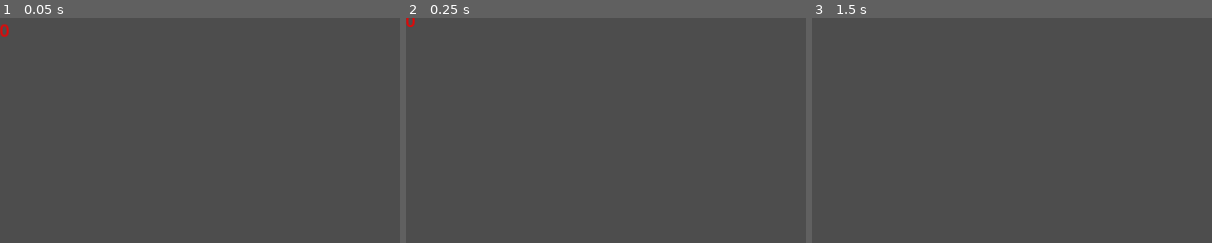
Above: before the commit, frames 1-3 (left to right).
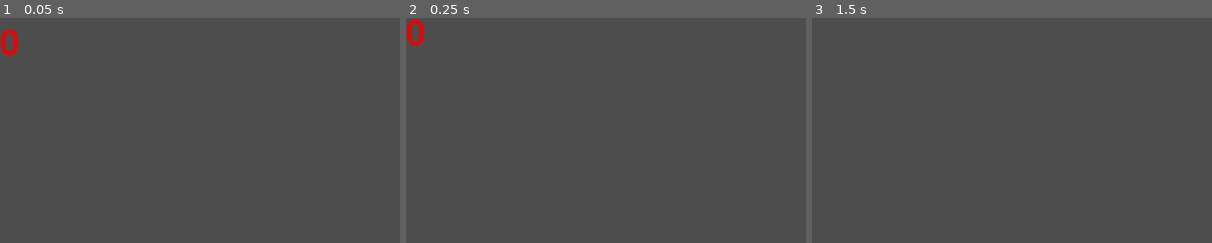
Above: after the commit, the same moments.

Repository: Deojee/project-sodalake
Game: Godot game, scene res://scenes/hurt_particle.tscn
Same seed, same stepped clock (60 frames per second), same inputs: the game is played once before the commit and once after it. This scene is started directly instead of the project's main scene.
Inputs (mouse positions are % of the whole screen's width and height, from its top left):
- Up to frame 1 (0.05 s): no input
- Up to frame 2 (0.25 s): no input
- Up to frame 3 (1.5 s): tap Enter (enter) at 0.5, 1.35 s; move the mouse to (72, 45) at 0.52 s; hold D (right) 0.53-1.28 s; hold Enter (enter) 0.53-1.28 s; tap Shift (dash) at 0.6 s; tap Space at 1.25 s; move the mouse to (30, 55) at 1.27 s; hold S (down) from 1.28 s (still down)
The pictures show only the part of the screen within x 0-50%, y 0-50%; the shares and areas given below are measured in that part.

The runs differ from the first frame. In frame 1, 0.3% of the frame differs, in the area x 0-5%, y 2-17%; in frame 2, 0.3%; in frame 3, nothing differs.

Commit message:
BLOOD SPLATTER

Diff:
--- /dev/null
+++ b/bloodCoverAndHurtShader.tres
@@ -0,0 +1,58 @@
+[gd_resource type="Shader" format=3 uid="uid://csjho06h2rt7j"]
+
+[resource]
+code = "shader_type canvas_item;
+
+
+uniform float amount : hint_range(0, 1);
+uniform vec4 hurtColor : source_color = vec4(1.0);
+
+uniform sampler2D dissolve_texture : hint_default_white;
+uniform float bloodAmount : hint_range(0, 1);
+uniform vec4 bloodColor : source_color = vec4(1.0);
+
+float lerp(float a, float b,float t){
+	return  a + (b - a) * t;
+}
+
+float fmod(float x, float y) {
+	return sign(x) * (abs(x) - y * floor(abs(x) / y));
+}
+
+vec2 roundVec2(vec2 input,vec2 stepValue,vec2 modulo){
+	return
+	vec2(
+		float(
+			int((fmod(input.x, modulo.x) /stepValue.x))
+		) * stepValue.x,
+		float(
+			int((fmod(input.y, modulo.y)  /stepValue.y))
+		) * stepValue.y
+	);
+}
+
+void fragment() {
+	vec2 pixels = vec2(128.0,64.0);
+	vec2 frames = vec2(0.25/1.0,0.5/1.0);
+	vec4 main_texture = texture(TEXTURE, roundVec2(UV,1.0/pixels,vec2(1.0,1.0)) );
+	vec4 noise_texture = texture(dissolve_texture, roundVec2(UV,1.0/pixels,frames) );
+
+	if (true || noise_texture.r < bloodAmount){
+		float newAmount = noise_texture.r * bloodAmount; //min(1.0,(bloodAmount - noise_texture.r) * 1.5 );
+
+
+		COLOR = vec4(lerp(main_texture.r,bloodColor.r,newAmount), lerp(main_texture.g,bloodColor.g,newAmount), lerp(main_texture.b,bloodColor.b,newAmount), main_texture.a);
+	}
+
+	//main_texture.r *= floor(bloodAmount + min(1, noise_texture.x));
+
+
+	//COLOR = vec4(1,1,1,1);
+
+	vec4 previous_color = COLOR;
+	vec4 adjustedColor = vec4(lerp(previous_color.r,hurtColor.r,amount), lerp(previous_color.g,hurtColor.g,amount), lerp(previous_color.b,hurtColor.b,amount), previous_color.a);
+	COLOR = adjustedColor;
+}
+
+
+"
--- /dev/null
+++ b/bloodSplatter.gd
@@ -0,0 +1,41 @@
+extends Node2D
+
+var type = ""
+
+var emitter : CPUParticles2D
+
+func setType(pos,dir,damage,knockback,type):
+	position = pos
+	rotation = dir.angle()
+	emitter = $shot
+
+	emitter.amount = int(damage * 2) + 1
+	emitter.spread = 360 * pow(1.01,-0.25 * knockback)
+	emitter.initial_velocity_max = (damage * knockback)/300 + 100
+
+	pass
+
+# Called when the node enters the scene tree for the first time.
+func _ready():
+	#setType(position,Vector2(1,0),30,1000,"")
+	$shot.restart()
+	pass # Replace with function body.
+
+
+# Called every frame. 'delta' is the elapsed time since the previous frame.
+func _process(delta):
+	pass
+
+
+func _on_timer_timeout():
+	emitter.set_process(false)
+	emitter.set_process_input(false)
+	emitter.set_process_internal(false)
+	emitter.set_process_shortcut_input(false)
+	emitter.set_process_unhandled_input(false)
+	emitter.set_process_unhandled_key_input(false)
+	emitter.set_physics_process(false)
+
+
+
+	pass # Replace with function body.
--- a/scenes/avatar.tscn
+++ b/scenes/avatar.tscn
@@ -1,7 +1,6 @@
-[gd_scene load_steps=41 format=3 uid="uid://s5m7k8o6ld8g"]
+[gd_scene load_steps=44 format=3 uid="uid://s5m7k8o6ld8g"]
 
 [ext_resource type="Script" path="res://scripts/avatar.gd" id="1_5wxum"]
-[ext_resource type="Material" uid="uid://dc4hfw2g0aq36" path="res://scenes/hurtShaderMaterial.tres" id="2_6t8tg"]
 [ext_resource type="Texture2D" uid="uid://dpc060um0utte" path="res://textures/player textures/ChubbyCatMelt.png" id="4_m2hkf"]
 [ext_resource type="Texture2D" uid="uid://crujeocft2hy4" path="res://textures/player textures/walkToCamera (1).png" id="5_glsg1"]
 [ext_resource type="Texture2D" uid="uid://cbd1ovbk6e6f8" path="res://textures/player textures/ChubbyCatWalkV2 (2).png" id="6_88gbg"]
@@ -65,10 +64,90 @@
 properties/13/spawn = true
 properties/13/sync = true
 properties/13/watch = false
+properties/14/path = NodePath("bloodAmount:text")
+properties/14/spawn = true
+properties/14/sync = true
+properties/14/watch = false
 
 [sub_resource type="CapsuleShape2D" id="CapsuleShape2D_k0hrq"]
 radius = 27.0
 height = 54.0
+
+[sub_resource type="Shader" id="Shader_rnjdn"]
+code = "shader_type canvas_item;
+
+
+uniform float amount : hint_range(0, 1);
+uniform vec4 hurtColor : source_color = vec4(1.0);
+
+uniform sampler2D dissolve_texture : hint_default_white;
+uniform float bloodAmount : hint_range(0, 1);
+uniform vec4 bloodColor : source_color = vec4(1.0);
+
+float lerp(float a, float b,float t){
+	return  a + (b - a) * t;
+}
+
+float fmod(float x, float y) {
+	return sign(x) * (abs(x) - y * floor(abs(x) / y));
+}
+
+vec2 roundVec2(vec2 input,vec2 stepValue,vec2 modulo){
+	return
+	vec2(
+		float(
+			int((fmod(input.x, modulo.x) /stepValue.x))
+		) * stepValue.x,
+		float(
+			int((fmod(input.y, modulo.y)  /stepValue.y))
+		) * stepValue.y
+	);
+}
+
+void fragment() {
+	vec2 pixels = vec2(128.0,64.0);
+	vec2 frames = vec2(0.25/1.0,0.5/1.0);
+	vec4 main_texture = texture(TEXTURE, roundVec2(UV,1.0/pixels,vec2(1.0,1.0)) );
+	vec4 noise_texture = texture(dissolve_texture, roundVec2(UV,1.0/pixels,frames) );
+
+	if (true || noise_texture.r < bloodAmount){
+		float newAmount = noise_texture.r * bloodAmount; //min(1.0,(bloodAmount - noise_texture.r) * 1.5 );
+
+
+		COLOR = vec4(lerp(main_texture.r,bloodColor.r,newAmount), lerp(main_texture.g,bloodColor.g,newAmount), lerp(main_texture.b,bloodColor.b,newAmount), main_texture.a);
+	}
+
+	//main_texture.r *= floor(bloodAmount + min(1, noise_texture.x));
+
+
+	//COLOR = vec4(1,1,1,1);
+
+	vec4 previous_color = COLOR;
+	vec4 adjustedColor = vec4(lerp(previous_color.r,hurtColor.r,amount), lerp(previous_color.g,hurtColor.g,amount), lerp(previous_color.b,hurtColor.b,amount), previous_color.a);
+	COLOR = adjustedColor;
+}
+
+
+"
+
+[sub_resource type="FastNoiseLite" id="FastNoiseLite_rmuuk"]
+noise_type = 0
+seed = 147
+frequency = 0.1236
+
+[sub_resource type="NoiseTexture2D" id="NoiseTexture2D_asytj"]
+width = 128
+height = 128
+noise = SubResource("FastNoiseLite_rmuuk")
+
+[sub_resource type="ShaderMaterial" id="ShaderMaterial_3o0r7"]
+resource_local_to_scene = true
+shader = SubResource("Shader_rnjdn")
+shader_parameter/amount = 0.0
+shader_parameter/hurtColor = Color(0.941176, 0, 0, 1)
+shader_parameter/bloodAmount = 0.403
+shader_parameter/bloodColor = Color(0.494118, 0.0196078, 0.0705882, 1)
+shader_parameter/dissolve_texture = SubResource("NoiseTexture2D_asytj")
 
 [sub_resource type="AtlasTexture" id="AtlasTexture_o3v72"]
 atlas = ExtResource("4_m2hkf")
@@ -386,7 +465,7 @@
 
 [node name="AnimatedSprite2D" type="AnimatedSprite2D" parent="."]
 z_index = 3
-material = ExtResource("2_6t8tg")
+material = SubResource("ShaderMaterial_3o0r7")
 position = Vector2(2.07567e-12, 0)
 scale = Vector2(2, 2)
 sprite_frames = SubResource("SpriteFrames_pt4gs")
@@ -410,3 +489,8 @@
 
 [node name="shouldLowerZIndex" type="RayCast2D" parent="."]
 target_position = Vector2(2.08165e-12, 64)
+
+[node name="bloodAmount" type="Label" parent="."]
+offset_right = 40.0
+offset_bottom = 23.0
+text = "0"
--- /dev/null
+++ b/scenes/blood_splatter.tscn
@@ -0,0 +1,30 @@
+[gd_scene load_steps=3 format=3 uid="uid://chuk5duu3ij6u"]
+
+[ext_resource type="Script" path="res://bloodSplatter.gd" id="1_jxhog"]
+[ext_resource type="Texture2D" uid="uid://bocb7drcsvrhf" path="res://textures/whiteCircle16x16.png" id="2_66xqo"]
+
+[node name="bloodSplatter" type="Node2D"]
+script = ExtResource("1_jxhog")
+
+[node name="bleed" type="CPUParticles2D" parent="."]
+visible = false
+
+[node name="shot" type="CPUParticles2D" parent="."]
+emitting = false
+amount = 32
+lifetime = 0.4
+one_shot = true
+explosiveness = 0.81
+texture = ExtResource("2_66xqo")
+emission_shape = 1
+emission_sphere_radius = 10.0
+particle_flag_align_y = true
+gravity = Vector2(2.08165e-12, 2.08165e-12)
+initial_velocity_max = 350.0
+color = Color(0.6, 0, 0, 1)
+
+[node name="Timer" type="Timer" parent="."]
+wait_time = 0.3
+autostart = true
+
+[connection signal="timeout" from="Timer" to="." method="_on_timer_timeout"]
--- a/scenes/hurtShaderMaterial.tres
+++ b/scenes/hurtShaderMaterial.tres
@@ -1,30 +1,22 @@
-[gd_resource type="ShaderMaterial" load_steps=2 format=3 uid="uid://dc4hfw2g0aq36"]
+[gd_resource type="ShaderMaterial" load_steps=4 format=3 uid="uid://dc4hfw2g0aq36"]
 
-[sub_resource type="Shader" id="Shader_f64hl"]
-code = "shader_type canvas_item;
+[ext_resource type="Shader" uid="uid://csjho06h2rt7j" path="res://bloodCoverAndHurtShader.tres" id="1_myfm7"]
 
+[sub_resource type="FastNoiseLite" id="FastNoiseLite_rmuuk"]
+noise_type = 0
+seed = 147
+frequency = 0.1236
 
-uniform float amount : hint_range(0, 1);
-uniform vec4 hurtColor : source_color = vec4(1.0);
-
-float lerp(float a, float b,float t){
-	return  a + (b - a) * t;
-}
-
-void fragment() {
-	vec4 previous_color = texture(TEXTURE, UV);
-
-	vec4 adjustedColor = vec4(lerp(previous_color.r,hurtColor.r,amount), lerp(previous_color.g,hurtColor.g,amount), lerp(previous_color.b,hurtColor.b,amount), previous_color.a);
-
-
-	COLOR = adjustedColor;
-}
-
-
-"
+[sub_resource type="NoiseTexture2D" id="NoiseTexture2D_asytj"]
+width = 128
+height = 128
+noise = SubResource("FastNoiseLite_rmuuk")
 
 [resource]
 resource_local_to_scene = true
-shader = SubResource("Shader_f64hl")
+shader = ExtResource("1_myfm7")
 shader_parameter/amount = 0.0
-shader_parameter/hurtColor = Color(1, 0.0745098, 0.0431373, 1)
+shader_parameter/hurtColor = Color(0.941176, 0, 0, 1)
+shader_parameter/bloodAmount = 0.0
+shader_parameter/bloodColor = Color(0.494118, 0.0196078, 0.0705882, 1)
+shader_parameter/dissolve_texture = SubResource("NoiseTexture2D_asytj")
--- a/scenes/hurt_particle.gd
+++ b/scenes/hurt_particle.gd
@@ -2,6 +2,7 @@
 
 
 func setParticle(pos,value):
+	value = int(value)
 	$Label.text = str(value)
 	position = pos
 
--- a/scenes/hurt_particle.tscn
+++ b/scenes/hurt_particle.tscn
@@ -1,6 +1,32 @@
 [gd_scene load_steps=5 format=3 uid="uid://cif0cdit26u1m"]
 
 [ext_resource type="Script" path="res://scenes/hurt_particle.gd" id="1_t8wwn"]
+
+[sub_resource type="Animation" id="Animation_g4e6p"]
+length = 0.001
+tracks/0/type = "bezier"
+tracks/0/imported = false
+tracks/0/enabled = true
+tracks/0/path = NodePath("Label:position:y")
+tracks/0/interp = 1
+tracks/0/loop_wrap = true
+tracks/0/keys = {
+"handle_modes": PackedInt32Array(0),
+"points": PackedFloat32Array(0, -0.25, 0, 0.25, 0),
+"times": PackedFloat32Array(0)
+}
+tracks/1/type = "value"
+tracks/1/imported = false
+tracks/1/enabled = true
+tracks/1/path = NodePath("Label:modulate")
+tracks/1/interp = 1
+tracks/1/loop_wrap = true
+tracks/1/keys = {
+"times": PackedFloat32Array(0),
+"transitions": PackedFloat32Array(1),
+"update": 0,
+"values": [Color(1, 1, 1, 1)]
+}
 
 [sub_resource type="Animation" id="Animation_2fsue"]
 resource_name = "float away"
@@ -29,32 +55,6 @@
 "values": [Color(0.94902, 0, 0, 1), Color(0.94902, 0, 0, 1), Color(1, 1, 1, 0)]
 }
 
-[sub_resource type="Animation" id="Animation_g4e6p"]
-length = 0.001
-tracks/0/type = "bezier"
-tracks/0/imported = false
-tracks/0/enabled = true
-tracks/0/path = NodePath("Label:position:y")
-tracks/0/interp = 1
-tracks/0/loop_wrap = true
-tracks/0/keys = {
-"handle_modes": PackedInt32Array(0),
-"points": PackedFloat32Array(0, -0.25, 0, 0.25, 0),
-"times": PackedFloat32Array(0)
-}
-tracks/1/type = "value"
-tracks/1/imported = false
-tracks/1/enabled = true
-tracks/1/path = NodePath("Label:modulate")
-tracks/1/interp = 1
-tracks/1/loop_wrap = true
-tracks/1/keys = {
-"times": PackedFloat32Array(0),
-"transitions": PackedFloat32Array(1),
-"update": 0,
-"values": [Color(1, 1, 1, 1)]
-}
-
 [sub_resource type="AnimationLibrary" id="AnimationLibrary_2p6d6"]
 _data = {
 "RESET": SubResource("Animation_g4e6p"),
@@ -62,13 +62,14 @@
 }
 
 [node name="hurtParticle" type="Node2D"]
+z_index = 7
 script = ExtResource("1_t8wwn")
 
 [node name="Label" type="Label" parent="."]
-offset_left = -20.0
-offset_right = 20.0
-offset_bottom = 38.0
-theme_override_font_sizes/font_size = 25
+offset_left = -72.0
+offset_right = 73.0
+offset_bottom = 72.0
+theme_override_font_sizes/font_size = 50
 text = "20"
 horizontal_alignment = 1
 
--- a/scenes/main_menu.tscn
+++ b/scenes/main_menu.tscn
@@ -33,6 +33,7 @@
 [ext_resource type="Texture2D" uid="uid://ba4l4noyxdbe4" path="res://textures/Weapons and Ammo/SelfDestructinator.Improved.png" id="31_8p0eq"]
 [ext_resource type="Texture2D" uid="uid://btykqq0qj56g5" path="res://textures/Weapons and Ammo/SelfDestructinator.Beam.png" id="32_twmim"]
 [ext_resource type="Texture2D" uid="uid://bbay2wfnqv2aq" path="res://textures/Weapons and Ammo/rainbowGun.png" id="33_pxj3i"]
+[ext_resource type="Texture2D" uid="uid://co8ahgpifvdc0" path="res://textures/Weapons and Ammo/portal.gun.png" id="34_jslo1"]
 
 [node name="MainMenu" type="Node2D"]
 texture_filter = 1
@@ -283,6 +284,12 @@
 scale = Vector2(2, 2)
 texture = ExtResource("33_pxj3i")
 
+[node name="Portal_gun" type="Sprite2D" parent="."]
+position = Vector2(60, 1015)
+rotation = -1.55874
+scale = Vector2(2, 2)
+texture = ExtResource("34_jslo1")
+
 [connection signal="pressed" from="Host" to="." method="_on_host_pressed"]
 [connection signal="pressed" from="Client" to="." method="_on_client_pressed"]
 [connection signal="value_changed" from="port" to="." method="_on_port_value_changed"]
--- a/scenes/player.tscn
+++ b/scenes/player.tscn
@@ -327,9 +327,7 @@
 position = Vector2(2.07567e-12, 0)
 scale = Vector2(2, 2)
 sprite_frames = SubResource("SpriteFrames_xw5xu")
-animation = &"die"
-frame = 7
-frame_progress = 1.0
+animation = &"walkHorizontal"
 
 [node name="walkAnimations" type="AnimationPlayer" parent="."]
 speed_scale = 2.0
--- a/scenes/playerCamera.tscn
+++ b/scenes/playerCamera.tscn
@@ -40,14 +40,17 @@
 
 [node name="winIndicator" type="Label" parent="."]
 modulate = Color(1, 1, 0, 1)
-offset_left = -339.0
-offset_top = -163.0
-offset_right = 336.0
-offset_bottom = 170.0
+z_index = 12
+offset_left = -576.0
+offset_top = -159.0
+offset_right = 570.0
+offset_bottom = 325.0
 theme_override_colors/font_outline_color = Color(0, 0, 0, 1)
 theme_override_constants/outline_size = 12
 theme_override_font_sizes/font_size = 120
 horizontal_alignment = 1
+autowrap_mode = 1
+uppercase = true
 
 [node name="bulletIndicator" type="Label" parent="."]
 offset_left = 310.0
--- a/scenes/snake.tscn
+++ b/scenes/snake.tscn
@@ -142,6 +142,7 @@
 properties/3/watch = false
 
 [node name="snake" type="CharacterBody2D" groups=["npc", "takeDamage"]]
+z_index = 1
 texture_filter = 1
 collision_layer = 192
 collision_mask = 71
--- a/scripts/Camera.gd
+++ b/scripts/Camera.gd
@@ -243,5 +243,5 @@
 		winTween.kill()
 
 	winTween = create_tween()
-	winTween.tween_property(winIndicator,"modulate", Color("ffff00"), 1).set_ease(Tween.EASE_OUT)
+	winTween.tween_property(winIndicator,"modulate", Color("ffff00"), 0.5).set_ease(Tween.EASE_OUT)
 	winTween.tween_property(winIndicator,"modulate", Color(1,1,1,0), 2).set_ease(Tween.EASE_IN)
--- a/scripts/Player.gd
+++ b/scripts/Player.gd
@@ -112,6 +112,7 @@
 
 	updateAvatar()
 	updateZIndex()
+	$AnimatedSprite2D.material.set_shader_parameter("bloodAmount", 1.0 - float(Globals.playerHealth)/float(Globals.maxPlayerHealth))
 
 	Globals.playerHealth = health
 	Globals.playerDashes = dashes
@@ -218,6 +219,7 @@
 	$hurtAnimPlayer.play("hurt")
 
 	Globals.world.createHurt(global_position + Vector2(randf_range(-10,10),randf_range(-20,-35)),damage)
+	Globals.world.createBloodSplatter(global_position,dir,damage,knockback,"shot")
 	Globals.playerHealth = health
 
 	if health <= 0:
--- a/scripts/avatar.gd
+++ b/scripts/avatar.gd
@@ -39,6 +39,10 @@
 	if is_multiplayer_authority():
 		$deadLabel.text = str(Globals.playerIsDead)
 		$gun.visible = Globals.player.holdingWeapon
+
+		$bloodAmount.text = str( 1.0 - float(Globals.playerHealth)/float(Globals.maxPlayerHealth))
+
+		$AnimatedSprite2D.material.set_shader_parameter("bloodAmount", $bloodAmount.text.to_float())
 	else:
 		if $AnimatedSprite2D.animation != StringName("die"):
 			$AnimatedSprite2D.play($AnimatedSprite2D.animation)
@@ -48,6 +52,8 @@
 				$AnimatedSprite2D.play("die")
 				shouldDie = false
 
+
+		$AnimatedSprite2D.material.set_shader_parameter("bloodAmount", $bloodAmount.text.to_float())
 
 
 	if isDead():
--- a/scripts/world.gd
+++ b/scripts/world.gd
@@ -247,6 +247,17 @@
 	var objectHolder = get_tree().get_first_node_in_group("objectHolder")
 	objectHolder.call_deferred("add_child",dash,true)
 
+var bloodSplatterPath = preload("res://scenes/blood_splatter.tscn")
+func createBloodSplatter(pos,dir,damage,knockback,type):
+	rpc("_createBloodSplatter",pos,dir,damage,knockback,type)
+@rpc("any_peer", "call_local") func _createBloodSplatter(pos,dir,damage,knockback,type):
+
+	var splatter = bloodSplatterPath.instantiate()
+	splatter.setType(pos,dir,damage,knockback,type)
+	var objectHolder = get_tree().get_first_node_in_group("objectHolder")
+	objectHolder.call_deferred("add_child",splatter,true)
+
+
 
 
 var weaponsSpawned = 0
Not shown: 1 places in scenes/main_menu.tscn that only renumber resources
Binary file added: textures/whiteCircle16x16.png
Not shown, added: textures/whiteCircle16x16.png.import
